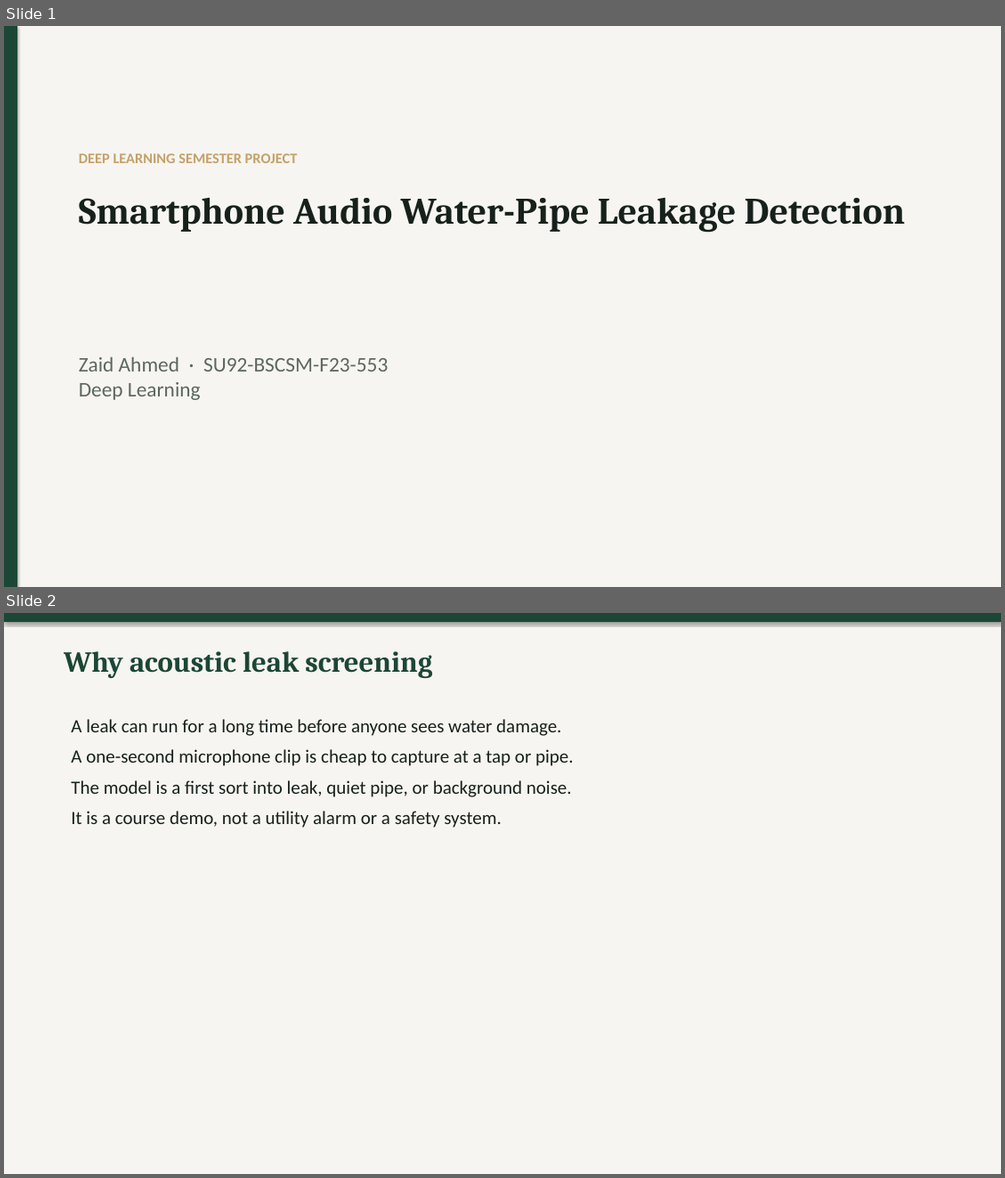
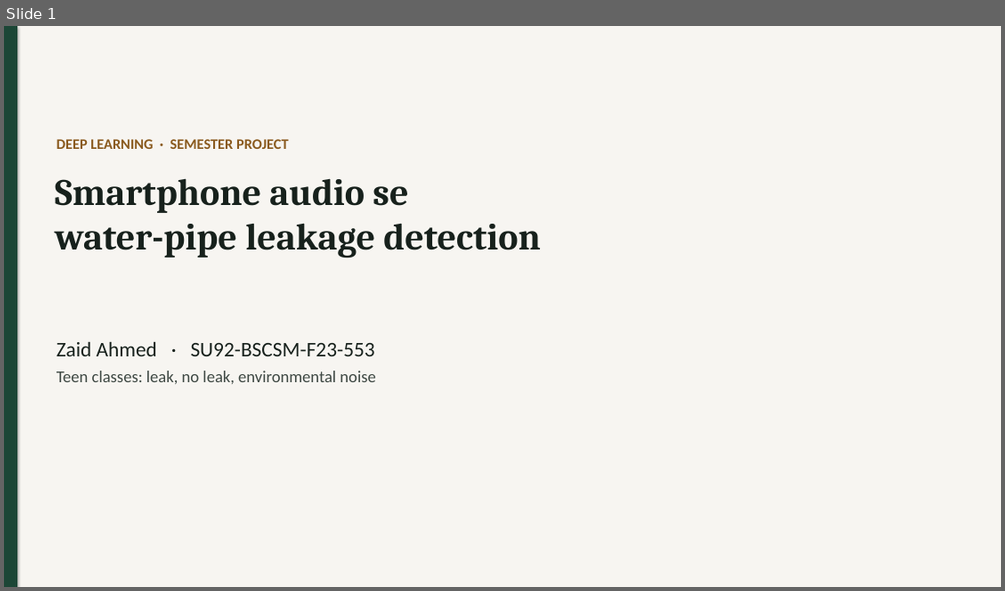
Before and after one commit to Zaidranjha095/water-pipe-leakage-detection, a slide deck: presentation/presentation.pptx. Shown one above the other, each under a label of ours: slides 1 and 2 before the commit, slide 1 after it. The pictures are 1005x1178 and 1005x591 pixels, drawn with LibreOffice and Linux fonts; fonts in the diff are those of the drawing. Boxes give left, top, right and bottom in pixels: in the first picture for what was removed or moved away, otherwise in the second. Text is boxed around its words. In the diff, an @@ line names an element or a change of style, - is before the commit and + after.

```diff
--- a/presentation/presentation.pptx
+++ b/presentation/presentation.pptx
@@ slide 2 removed at [4, 613, 1001, 1174], background #FFFFFF @@
@@ rectangle removed at [4, 613, 1001, 1174] @@
@@ rectangle removed at [4, 613, 1001, 622] @@
@@ text removed at [64, 651, 432, 678] @@
-Why acoustic leak screening
@@ text removed at [71, 719, 574, 827] @@
-A leak can run for a long time before anyone sees water damage.
-A one-second microphone clip is cheap to capture at a tap or pipe.
-The model is a first sort into leak, quiet pipe, or background noise.
-It is a course demo, not a utility alarm or a safety system.
@@ slide 1 changed as well @@
@@ background #FFFFFF to #F7F5F1 @@
@@ rectangle removed at [4, 26, 1001, 587] @@
@@ text at [57, 139, 289, 149]: text changed; text colour #C4A16A to #8A5A1E @@
-DEEP LEARNING SEMESTER PROJECT
+DEEP LEARNING · SEMESTER PROJECT
@@ text at [55, 178, 541, 258]: text changed @@
-Smartphone Audio Water-Pipe Leakage Detection
+Smartphone audio se
+water-pipe leakage detection
@@ text at [57, 341, 375, 356]: text changed; text colour #5C675F to #17211C @@
-Zaid Ahmed · SU92-BSCSM-F23-553
-Deep Learning
+Zaid Ahmed · SU92-BSCSM-F23-553
@@ text added at [57, 370, 375, 384], 16 pt, text #3E4843 @@
+Teen classes: leak, no leak, environmental noise
```
Also in this commit, not shown: 2 other slides changed, 8 slides added, 7 other slides removed, 22 other files.
